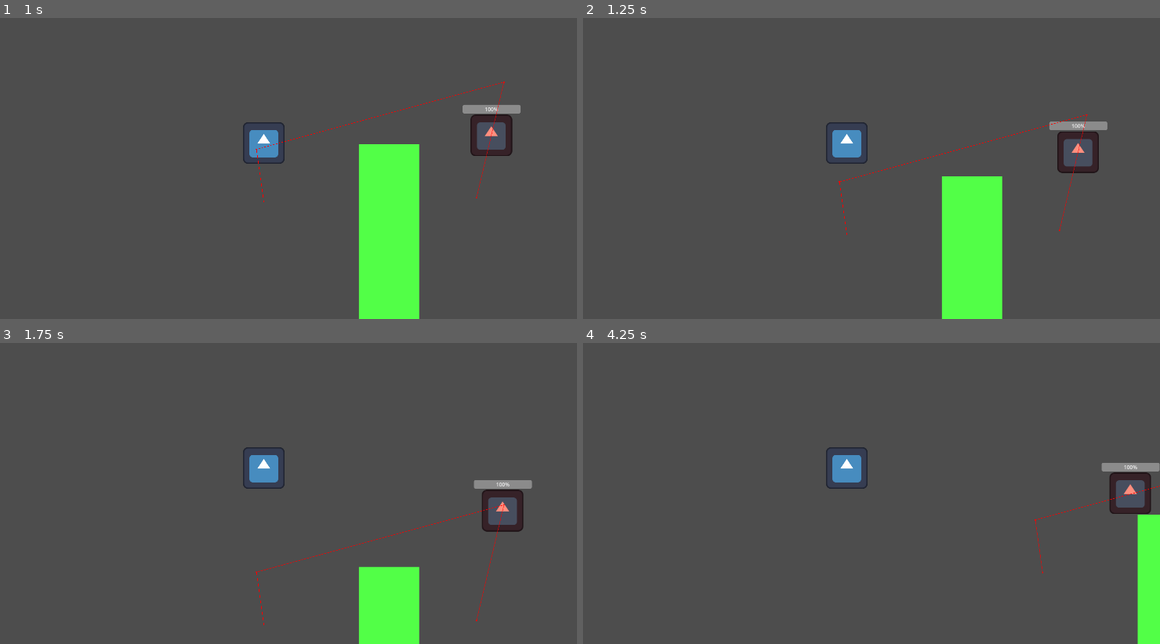
Above: before the commit, frames 1-4 (two rows, left to right).
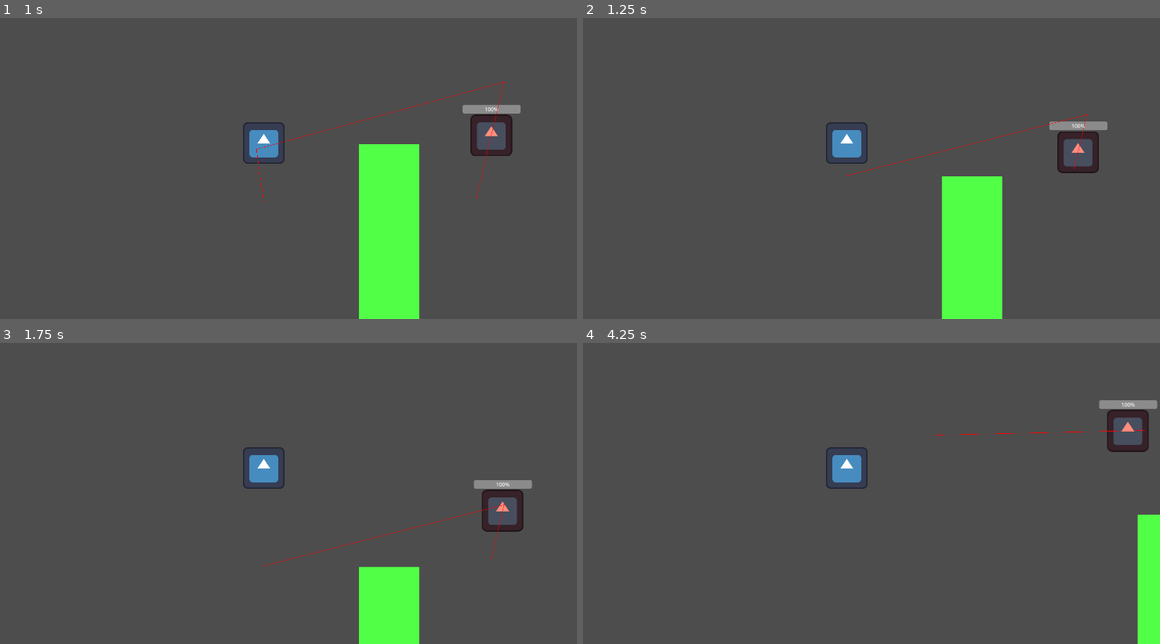
Above: after the commit, the same moments.

Repository: ElanReizas/Adventure_Crawler
Game: Godot game, scene res://Assets/Scenes/pursuitVsWall.tscn
The game is run twice, just before and just after one commit, with the same random seed, the same clock (stepped at 60 frames per second) and the same inputs. The project has no main scene, so this scene is started directly. The engine's default icon, where the game draws it, is replaced by a stand-in: a white triangle on a blue panel in a dark square.
Inputs (mouse positions are in pixels of both pictures, inside the frame that each line leads up to):
- Up to frame 1 (1 s): move the mouse to (230, 213) at 0.52 s; hold Up (ui_up) from 0.53 s (still down); click (230, 213) at 0.6 s
- Up to frame 2 (1.25 s): keep holding Up (ui_up)
- Up to frame 3 (1.75 s): keep holding Up (ui_up); move the mouse to (450, 520) at 1.27 s; click (450, 520) at 1.35 s
- Up to frame 4 (4.25 s): move the mouse to (658, 415) at 2.02 s; release Up (ui_up) at 2.03 s; hold Left (ui_left) 2.03-3.53 s; click (658, 415) at 2.1 s; move the mouse to (877, 469) at 2.77 s; click (877, 469) at 2.85 s; move the mouse to (750, 379) at 3.52 s; hold Down (ui_down) from 3.53 s (still down); click (750, 379) at 3.6 s

Frame 1 is identical in both runs. In frame 2, 0.2% of the frame differs, in the area x 44-87%, y 32-73%; in frame 3, 0.2%; in frame 4, 1.9%, in the area x 61-100%, y 19-77%.

Commit message:
Changed pursuit to be path finding than directly to player

Diff:
--- a/Assets/Scenes/Enemy.tscn
+++ b/Assets/Scenes/Enemy.tscn
@@ -26,10 +26,13 @@
 [node name="NavigationAgent2D" type="NavigationAgent2D" parent="."]
 path_desired_distance = 3.0
 target_desired_distance = 3.0
+path_max_distance = 50.0
 path_postprocessing = 1
+simplify_path = true
 debug_enabled = true
 
 [node name="Timer" type="Timer" parent="."]
-one_shot = true
+process_callback = 0
+autostart = true
 
 [connection signal="timeout" from="Timer" to="." method="_on_timer_timeout"]
--- a/Assets/Scripts/enemy.gd
+++ b/Assets/Scripts/enemy.gd
@@ -17,7 +17,7 @@
 	#will add proximity prioritization after multipler is implemented
 	if players.size()>0:
 		target =players[0]
-		$NavigationAgent2D.target_position = target.position
+		$NavigationAgent2D.set_target_position(target.position)
 func take_damage(amount: int) -> void:
 	current_health = max(current_health - amount, 0)
 	health_bar.value = current_health
@@ -32,9 +32,9 @@
 		velocity = nav_point_direction * speed
 		move_and_slide()
 func _on_timer_timeout() -> void:
-	if $NavigationAgent2D.target_Position != target.position:
-		$NavigationAgent2D.target_Position = target.position
-	$PathfindingUpdateTimer.start()
+	if $NavigationAgent2D.target_position != target.position:
+		$NavigationAgent2D.set_target_position(target.position)
+	$Timer.start()
 #Targeting function
 #initial testing we set playerSeen to true to skip past patrolling phase
 #this is made for melee enemies
